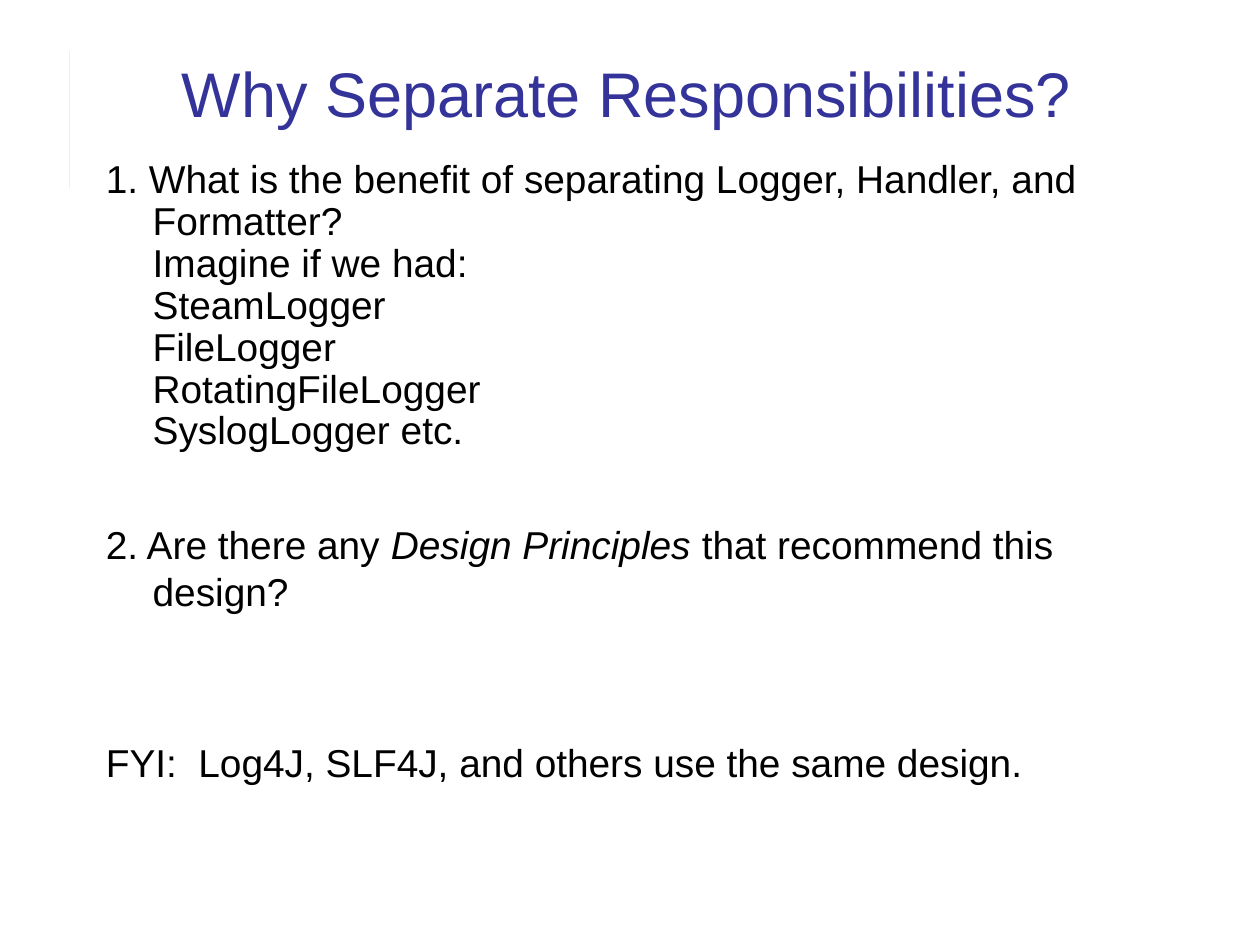
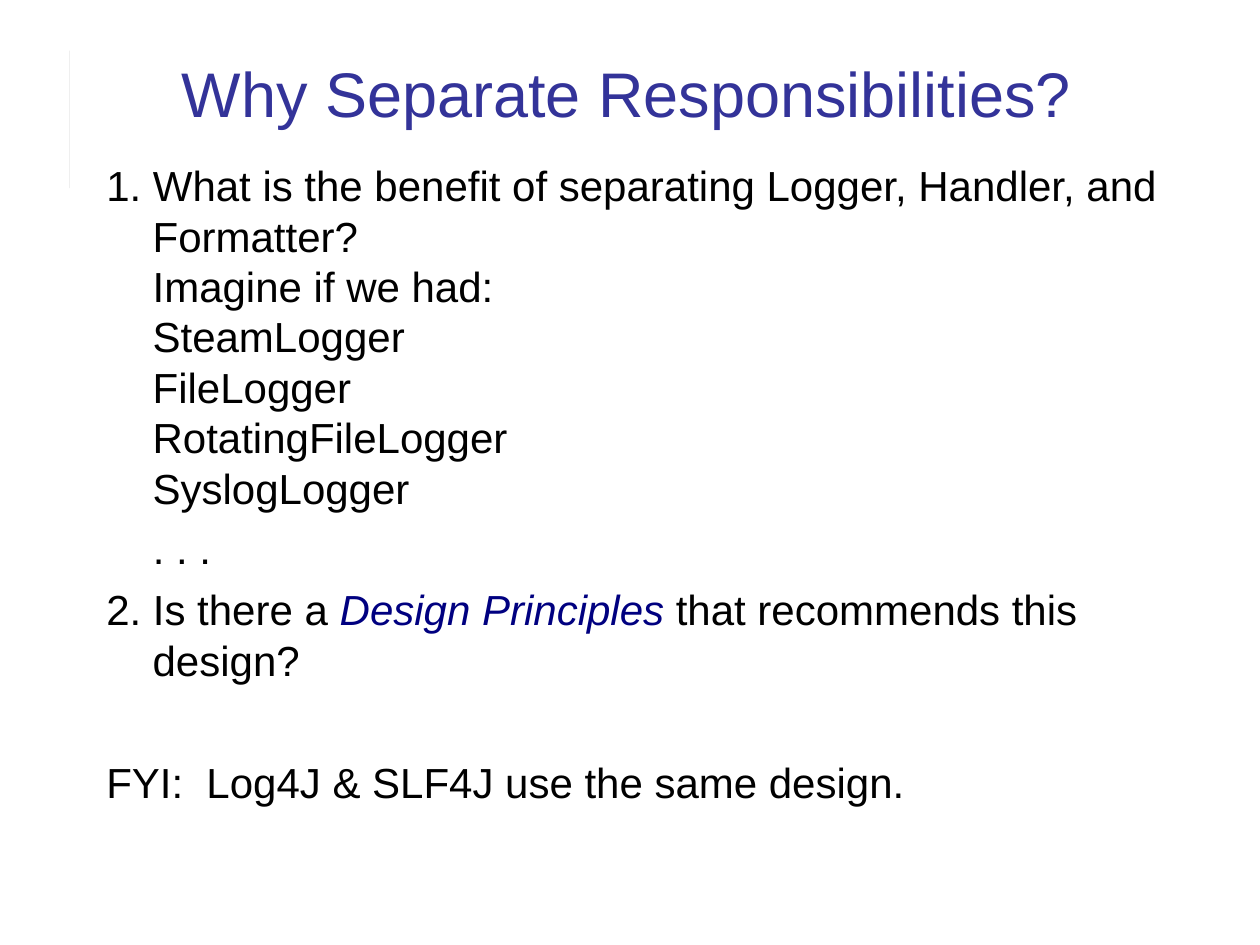
Before and after one commit to cpske/ISP, a slide deck: slide 22 of logging/Logging.ppt (slide 24 before the commit). Drawn at 1260x945 pixels with LibreOffice and Linux fonts; fonts in the diff are those of the drawing. Boxes give left, top, right and bottom in pixels: in the first picture for what was removed or moved away, otherwise in the second. Text is boxed around its words. In the diff, an @@ line names an element or a change of style, - is before the commit and + after.

```diff
--- a/logging/Logging.ppt
+++ b/logging/Logging.ppt
@@ text at (106, 170, 1156, 806): text changed; size 22.2 to 24 pt @@
-1. What is the benefit of separating Logger, Handler, and Formatter?
-Imagine if we had:
-SteamLogger
-FileLogger
-RotatingFileLogger
-SyslogLogger etc.
-2. Are there any Design Principles that recommend this design?
-FYI: Log4J, SLF4J, and others use the same design.
+1. What is the benefit of separating Logger, Handler, and Formatter?
+Imagine if we had:
+SteamLogger
+FileLogger
+RotatingFileLogger
+SyslogLogger
+. . .
+2. Is there a Design Principles that recommends this design?
+FYI: Log4J & SLF4J use the same design.
```
Also in this commit, not shown: 18 other slides changed, 2 slides added, 4 other files.
